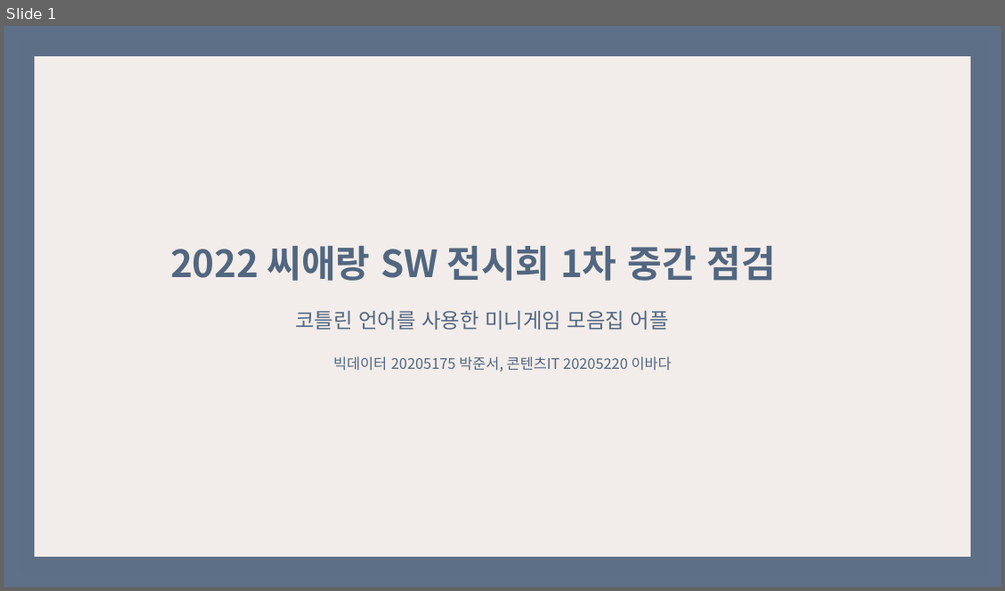
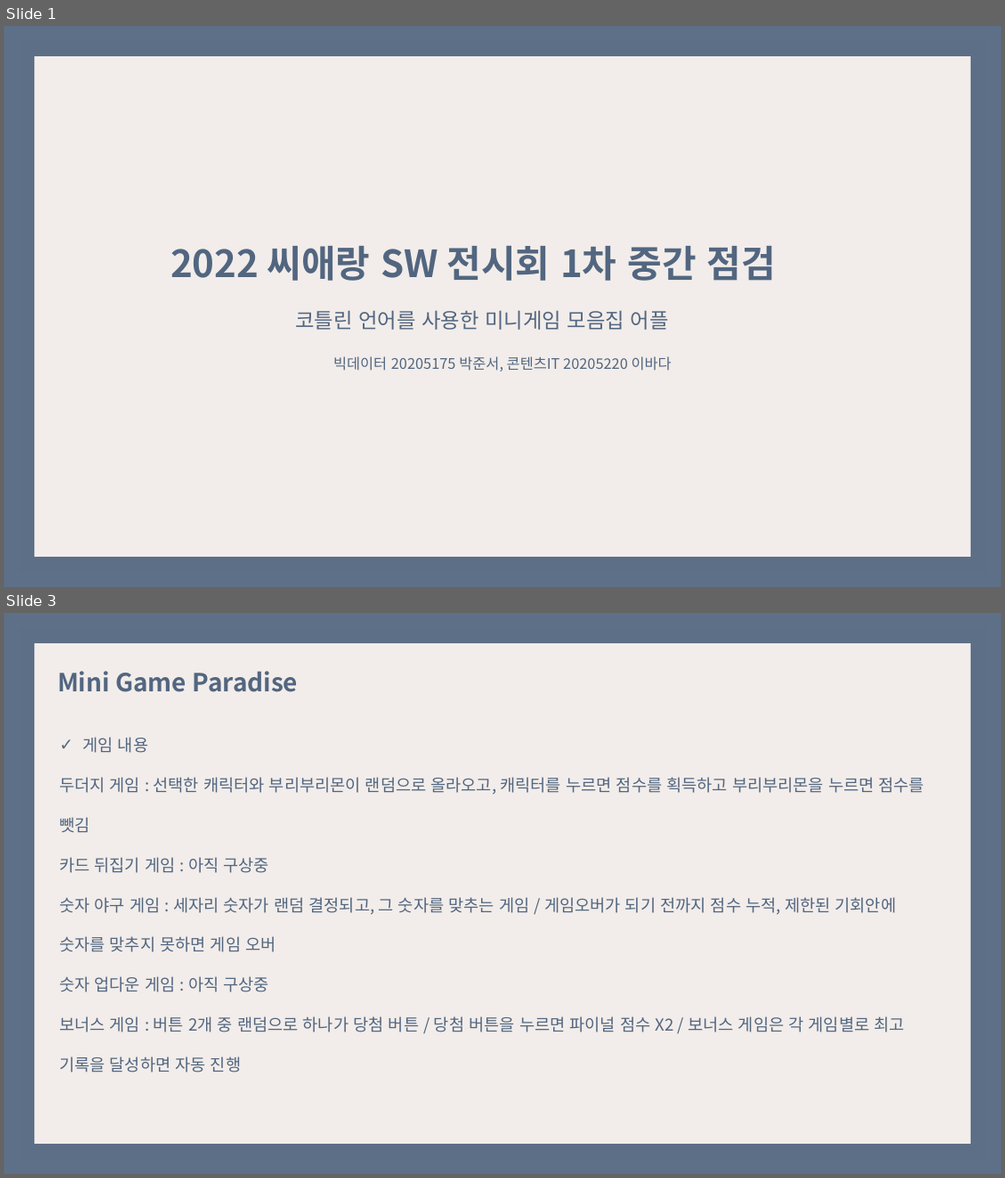
Before and after one commit to lbd0/2022_SoftwareExhibition, a slide deck: 2022_씨애랑SW전시회1차중간점검_20205175박준서,20205220이바다.pptx. Shown one above the other, each under a label of ours: slide 1 before the commit, slides 1 and 3 after it; the slides between them are not shown. The pictures are 1005x591 and 1005x1178 pixels, drawn with LibreOffice and Linux fonts; fonts in the diff are those of the drawing. Boxes give left, top, right and bottom in pixels: in the first picture for what was removed or moved away, otherwise in the second. Text is boxed around its words. In the diff, an @@ line names an element or a change of style, - is before the commit and + after.

```diff
--- a/2022_씨애랑SW전시회1차중간점검_20205175박준서,20205220이바다.pptx
+++ b/2022_씨애랑SW전시회1차중간점검_20205175박준서,20205220이바다.pptx
@@ slide 3 added at [4, 613, 1001, 1174], background #FFFFFF @@
@@ rectangle added at [19, 627, 987, 1159], fill #F2EDEA, outline #526680 30 pt @@
@@ text added at [57, 671, 299, 692], 24 pt, text #526680, bold @@
+Mini Game Paradise
@@ text added at [59, 737, 924, 1072], 16 pt, text #526680 @@
+✓ 게임 내용
+두더지 게임 : 선택한 캐릭터와 부리부리몬이 랜덤으로 올라오고, 캐릭터를 누르면 점수를 획득하고 부리부리몬을 누르면 점수를 뺏김
+카드 뒤집기 게임 : 아직 구상중
+숫자 야구 게임 : 세자리 숫자가 랜덤 결정되고, 그 숫자를 맞추는 게임 / 게임오버가 되기 전까지 점수 누적, 제한된 기회안에 숫자를 맞추지 못하면 게임 오버
+숫자 업다운 게임 : 아직 구상중
+보너스 게임 : 버튼 2개 중 랜덤으로 하나가 당첨 버튼 / 당첨 버튼을 누르면 파이널 점수 X2 / 보너스 게임은 각 게임별로 최고 기록을 달성하면 자동 진행
```
Also in this commit, not shown: 1 slide changed, 2 other slides added, 1 slide removed.
